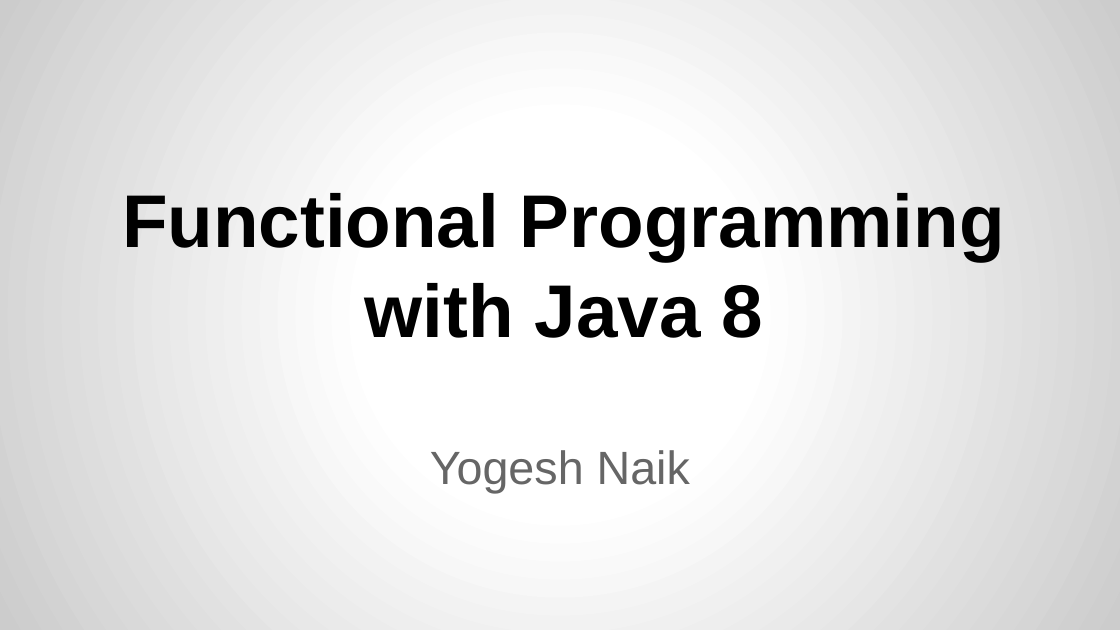
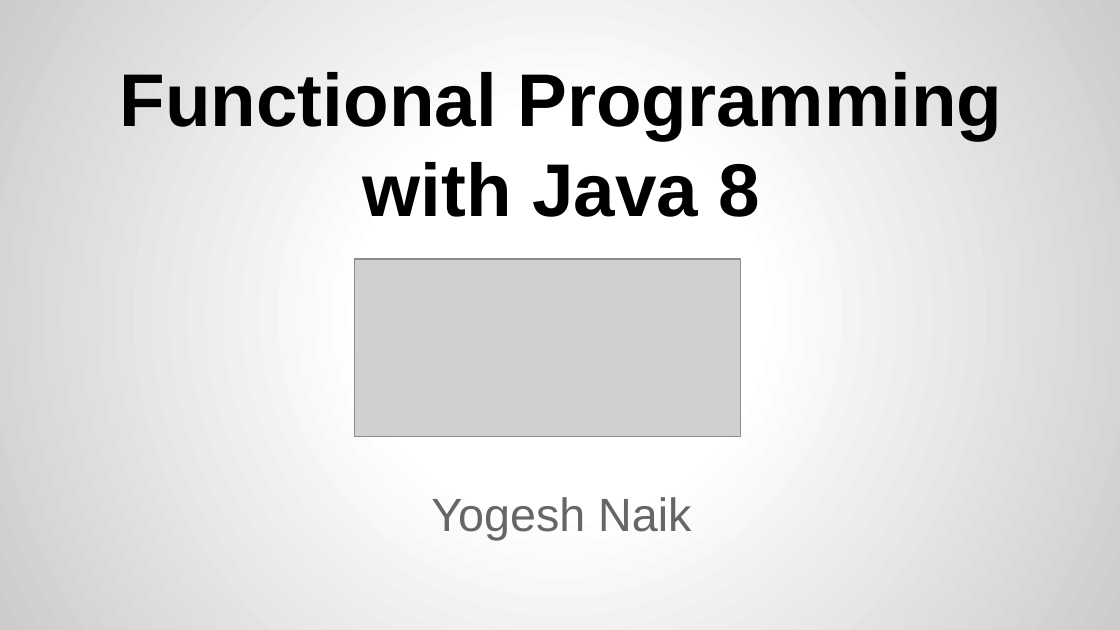
Before and after one commit to yogeshrnaik/presentations, a slide deck: slide 1 of Functional Programming with Java 8.pptx. Drawn at 1120x630 pixels with LibreOffice and Linux fonts; fonts in the diff are those of the drawing; grey boxes stand for pictures. Boxes give left, top, right and bottom in pixels: in the first picture for what was removed or moved away, otherwise in the second. Text is boxed around its words. In the diff, an @@ line names an element or a change of style, - is before the commit and + after.

Commit message:
added image

```diff
--- a/Functional Programming with Java 8.pptx
+++ b/Functional Programming with Java 8.pptx
@@ title "Functional Programming with Java 8": place and size @@
-title "Functional Programming with Java 8" at [122,193,1005,338]
+title "Functional Programming with Java 8" at [120,72,1002,217]
@@ picture added at [355,259,741,436] @@
@@ subtitle "Yogesh Naik": place and size @@
-subtitle "Yogesh Naik" at [430,450,690,494]
+subtitle "Yogesh Naik" at [431,497,691,540]
```
